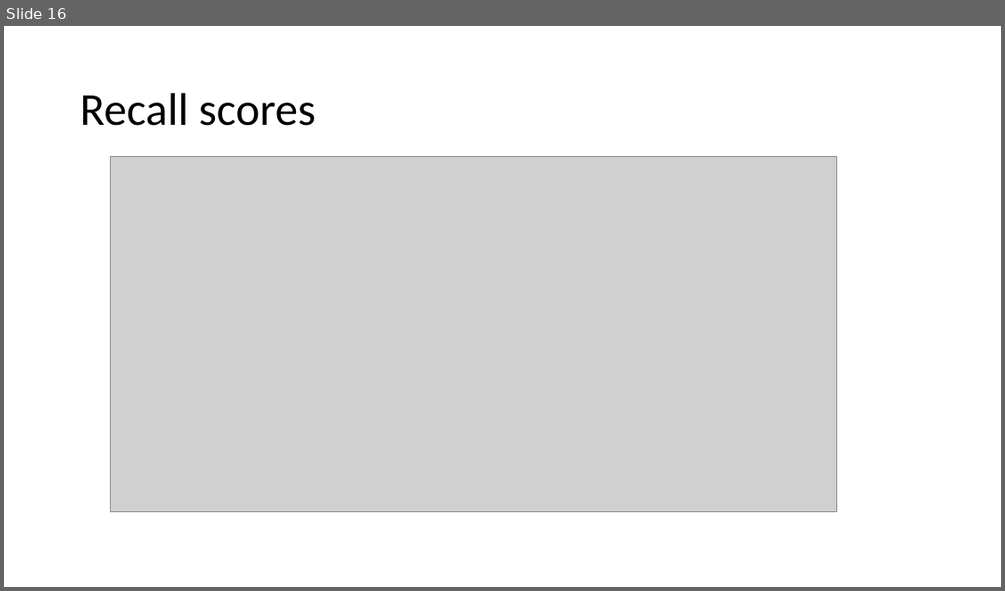
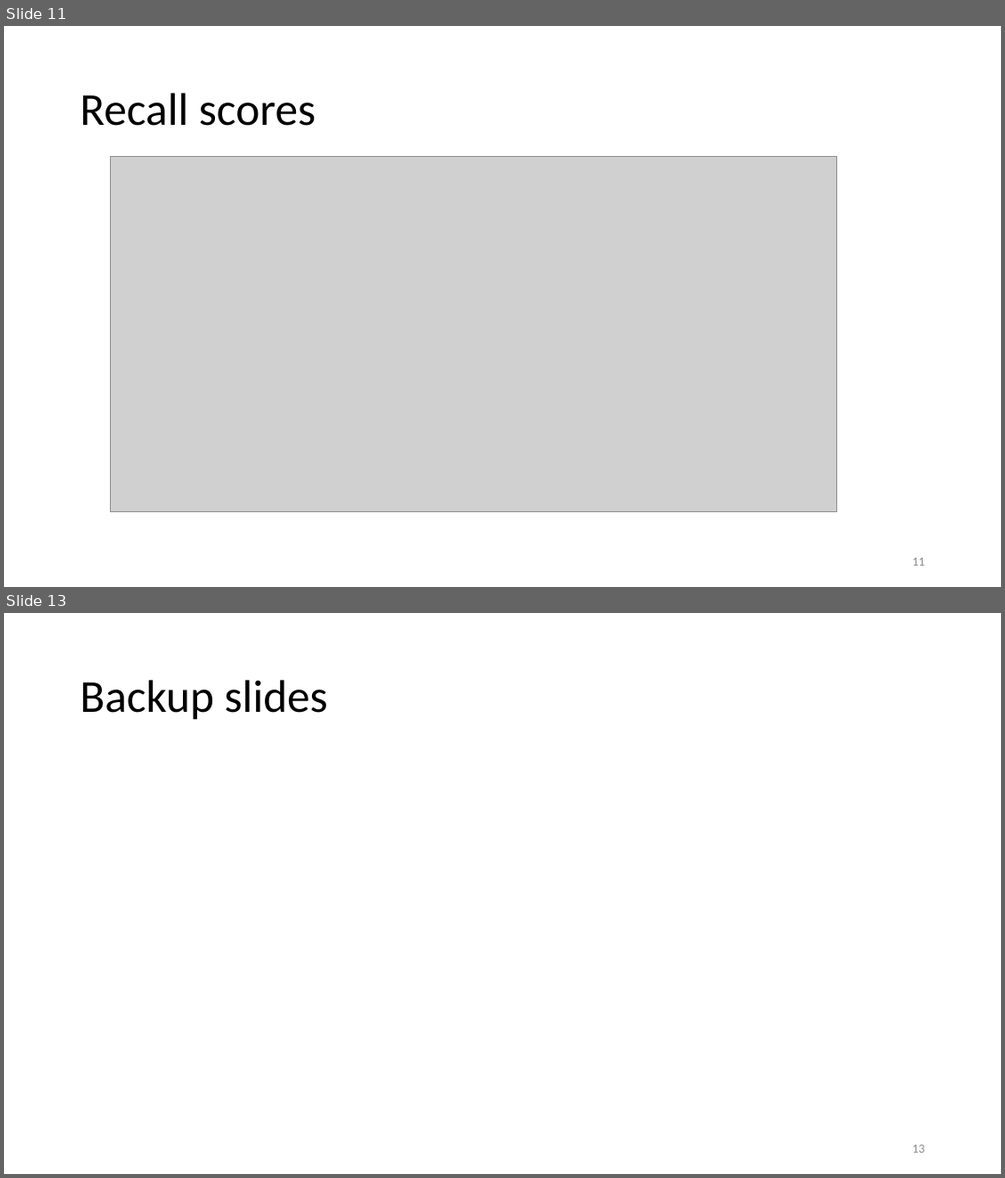
Before and after one commit to GB102/QLINK_drug_potency, a slide deck: Results_Presentation.pptx. Shown one above the other, each under a label of ours: slide 16 before the commit, slides 11 and 13 after it; the slides between them are not shown. The pictures are 1005x591 and 1005x1178 pixels, drawn with LibreOffice and Linux fonts; fonts in the diff are those of the drawing; grey boxes stand for pictures. Boxes give left, top, right and bottom in pixels: in the first picture for what was removed or moved away, otherwise in the second. Text is boxed around its words. In the diff, an @@ line names an element or a change of style, - is before the commit and + after.

```diff
--- a/Results_Presentation.pptx
+++ b/Results_Presentation.pptx
@@ slide 13 added at bbox=[4, 613, 1001, 1174], background #FFFFFF @@
@@ title added at bbox=[80, 680, 328, 720], 44 pt, text #000000 @@
+Backup slides
@@ page number added at bbox=[912, 1144, 924, 1152], 12 pt, text #8C8C8C @@
+13
@@ what was slide 16 is now slide 11 @@
@@ slide 11 changed as well @@
@@ page number added at bbox=[912, 557, 924, 565], 12 pt, text #8C8C8C @@
+11
```
Also in this commit, not shown: 14 other slides changed, 9 other slides added, 1 slide removed, 5 other files.
